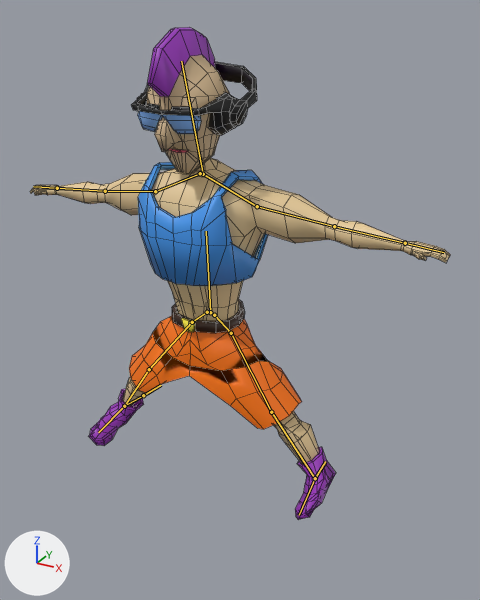
A saved change to the FBX model SpaceRider/Assets/#GAME/HERO/HERO.fbx.
One viewpoint serves both versions: a 50 mm camera at (2.23, -3.42, 3.79) aimed at (0.25, 0.17, 2.0). The lights are fixed; the arrows at lower left show +X, +Y and +Z. The first picture is the older version. The bones that change, and the others that lie on the model, are drawn over the model as lines. Mesh edges are drawn as thin lines.

Names of what the first picture shows: 'Body', 'Head'.
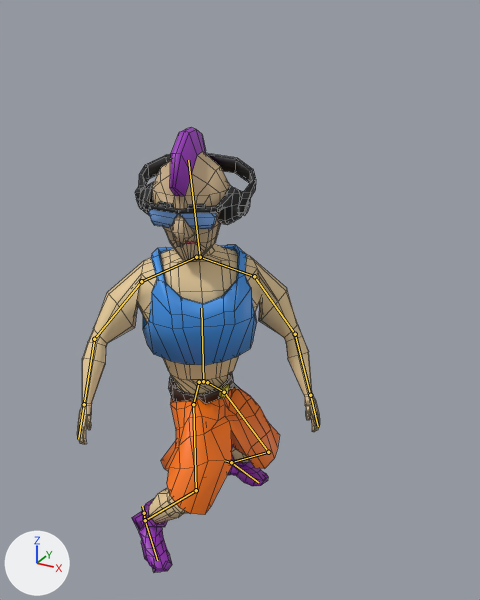
The newer file adds an action. The first version stands in its rest pose; the second is drawn at frame 1 of the action 'Armature|CylinderAction'.

Changed parts and their boxes [x1, y1, x2, y2] in the pictures (480 x 600 px):
'Body', posed (42% narrower, 9% shorter)
    before: [30, 158, 450, 520]
    after: [77, 244, 320, 573]
'Head', posed (8% shorter)
    before: [131, 27, 257, 173]
    after: [135, 127, 256, 261]
bone 'Core', root to tip
    before: (210, 312) to (206, 231)
    after: (203, 381) to (201, 308)
bone 'Head', root to tip
    before: (203, 174) to (181, 61)
    after: (200, 257) to (188, 160)
bone 'Biceps.L', root to tip
    before: (257, 206) to (334, 226)
    after: (254, 276) to (295, 334)
bone 'ForeArm.L', root to tip
    before: (334, 226) to (405, 243)
    after: (295, 334) to (310, 395)
bone 'Hip.l', root to tip
    before: (214, 315) to (231, 333)
    after: (207, 382) to (224, 392)
bone 'Leg.L', root to tip
    before: (231, 333) to (271, 412)
    after: (224, 392) to (268, 452)
bone 'Tibia.L', root to tip
    before: (271, 412) to (315, 478)
    after: (268, 452) to (231, 462)
bone 'Foot.L', root to tip
    before: (315, 478) to (299, 515)
    after: (231, 462) to (258, 482)
bone 'Biceps.R', root to tip
    before: (155, 191) to (105, 191)
    after: (141, 281) to (94, 339)
bone 'ForeArm.R', root to tip
    before: (105, 191) to (57, 188)
    after: (94, 339) to (84, 404)
bone 'Hip.r', root to tip
    before: (207, 312) to (192, 322)
    after: (199, 382) to (193, 404)
bone 'Leg.R', root to tip
    before: (192, 322) to (149, 369)
    after: (193, 404) to (196, 490)
bone 'Tibia.R', root to tip
    before: (149, 369) to (124, 406)
    after: (196, 490) to (145, 520)
bone 'Foot.R', root to tip
    before: (124, 406) to (98, 432)
    after: (145, 520) to (157, 560)

The edits, one by one:
Bone 'Core' (bone_core) moves from (0.0, 0.0, 0.0) to (-0.056, -0.551, 0.061).
Bone 'Core' (bone_core) turns from (0, 0, 0) to (-1, 36, -2) degrees about its own x, y and z.
Bone 'Head' (bone_head) turns from (0, 0, 0) to (-1, -18, 6) degrees about its own x, y and z.
Bone 'Biceps.L' (bone_biceps_l) turns from (0, 0, 0) to (19, 20, -41) degrees about its own x, y and z.
Bone 'ForeArm.L' (bone_forearm_l) turns from (0, 0, 0) to (11, 3, -19) degrees about its own x, y and z.
Bone 'Hip.l' (bone_hip_l) turns from (0, 0, 0) to (-1, -10, 12) degrees about its own x, y and z.
Bone 'Leg.L' (bone_leg_l) turns from (0, 0, 0) to (-8, -10, -6) degrees about its own x, y and z.
Bone 'Tibia.L' (bone_tibia_l) turns from (0, 0, 0) to (-14, 7, 55) degrees about its own x, y and z.
Bone 'Foot.L' (bone_foot_l) turns from (0, 0, 0) to (-23, -18, -41) degrees about its own x, y and z.
Bone 'Biceps.R' (bone_biceps_r) turns from (0, 0, 0) to (19, -11, 35) degrees about its own x, y and z.
Bone 'ForeArm.R' (bone_forearm_r) turns from (0, 0, 0) to (16, -1, 27) degrees about its own x, y and z.
Bone 'Hip.r' (bone_hip_r) turns from (0, 0, 0) to (-27, -36, 59) degrees about its own x, y and z.
Bone 'Leg.R' (bone_leg_r) turns from (0, 0, 0) to (17, 16, 19) degrees about its own x, y and z.
Bone 'Tibia.R' (bone_tibia_r) turns from (0, 0, 0) to (-15, -10, -65) degrees about its own x, y and z.
Bone 'Foot.R' (bone_foot_r) turns from (0, 0, 0) to (-2, 19, 27) degrees about its own x, y and z.
